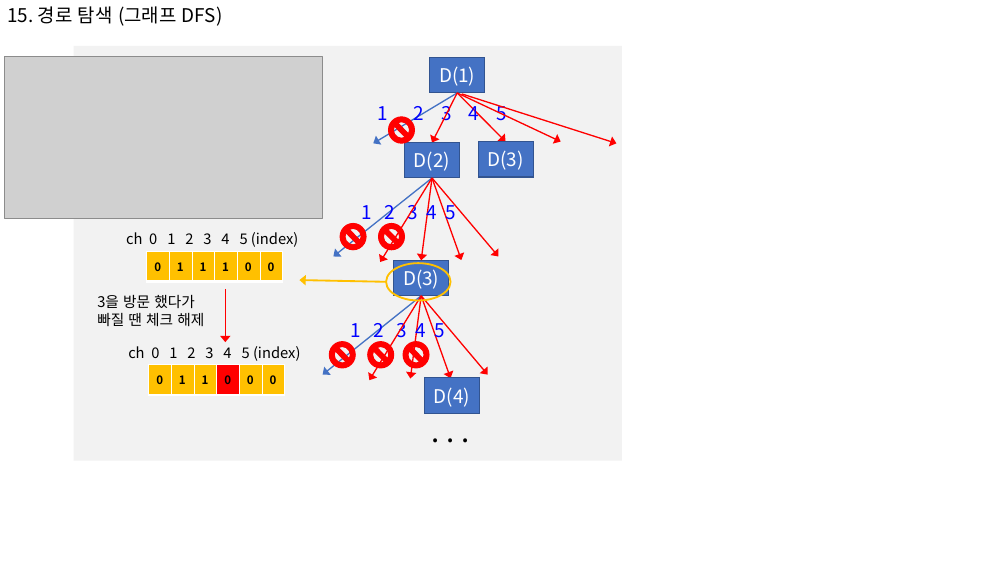
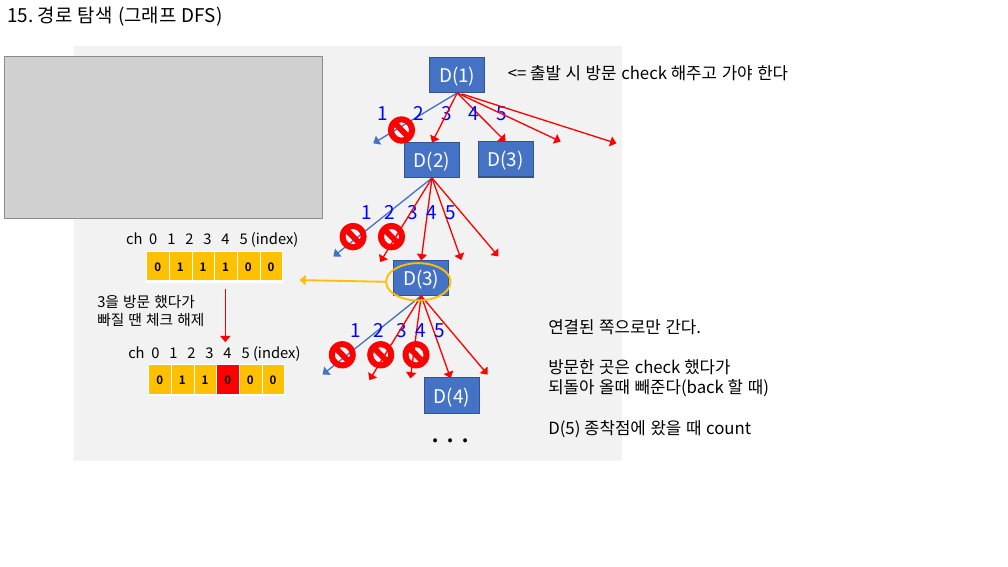
Before and after one commit to s-jinipark/pythonTest, a slide deck: slide 8 of inf-learn/section6/연습/인프런_코딩_section6.pptx. Drawn at 1008x567 pixels with LibreOffice and Linux fonts; fonts in the diff are those of the drawing; grey boxes stand for pictures. Boxes give left, top, right and bottom in pixels: in the first picture for what was removed or moved away, otherwise in the second. Text is boxed around its words. In the diff, an @@ line names an element or a change of style, - is before the commit and + after.

```diff
--- a/inf-learn/section6/연습/인프런_코딩_section6.pptx
+++ b/inf-learn/section6/연습/인프런_코딩_section6.pptx
@@ text added at (530, 65, 788, 81), 16 pt, text #000000 @@
+<= 출발 시 방문 check 해주고 가야 한다
@@ text added at (548, 319, 769, 437), 16 pt, text #000000 @@
+연결된 쪽으로만 간다.
+방문한 곳은 check 했다가
+되돌아 올때 빼준다(back 할 때)
+D(5) 종착점에 왔을 때 count
```
Also in this commit, not shown: 4 other slides changed, 25 other files.
